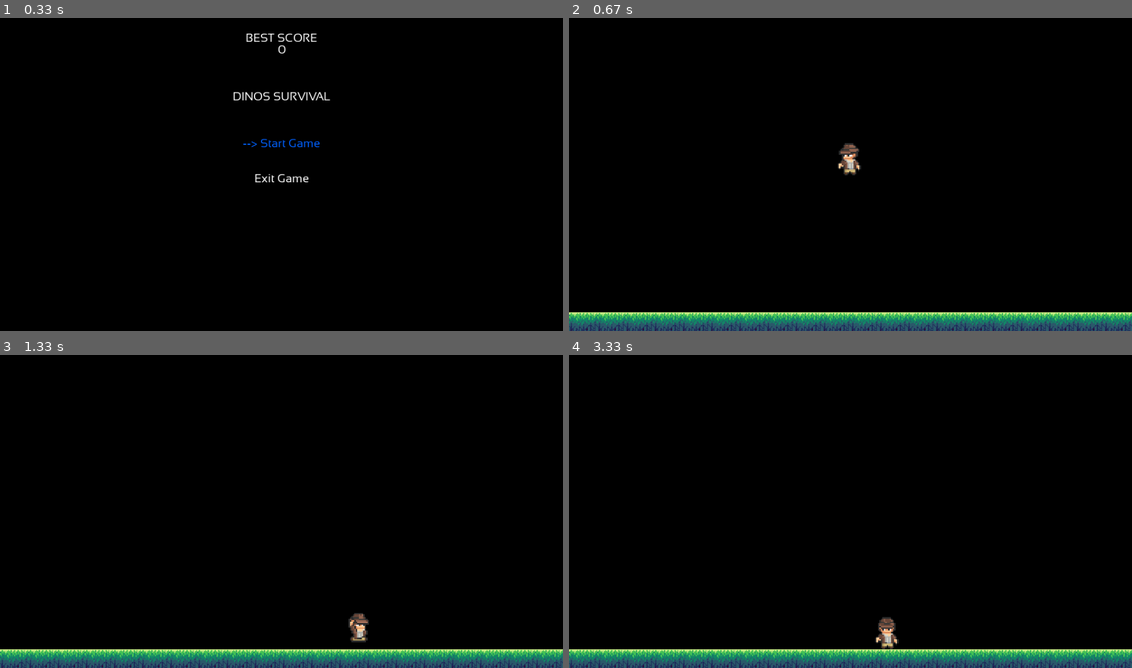
Above: before the commit, frames 1-4 (two rows, left to right).
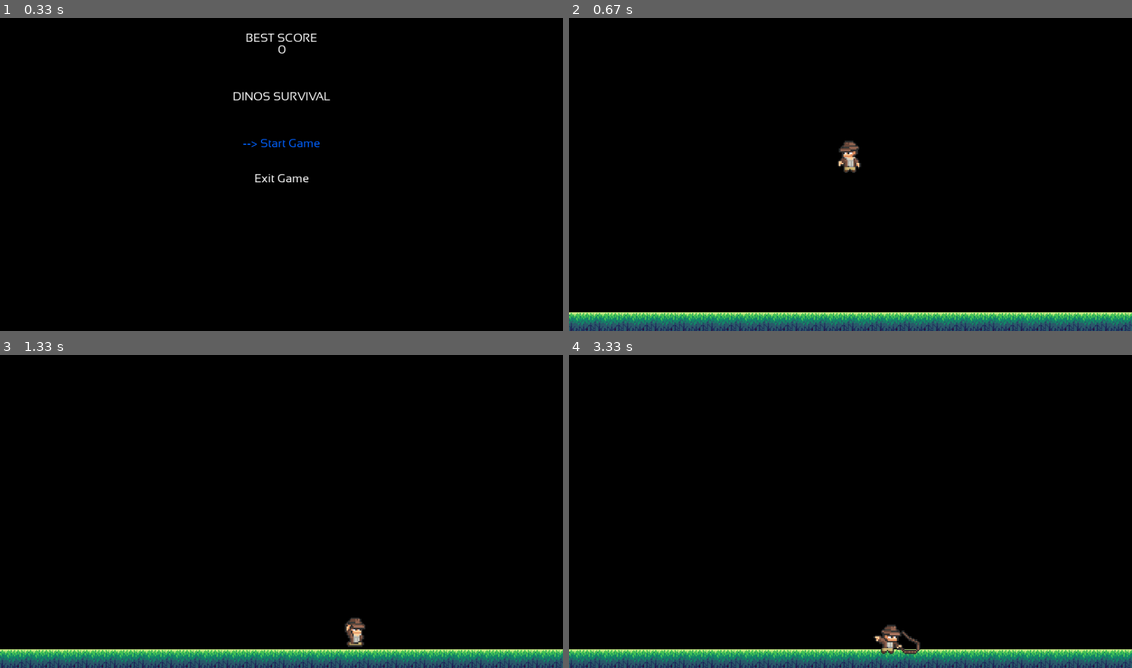
Above: after the commit, the same moments.

Repository: eddyvy/pygame_activity
Game: pygame game, started from dinos/__main__.py
Two runs of this game, one before a commit and one after it. Both use one fixed random seed, a clock stepped at 60 frames per second and the inputs below.
Inputs:
- Up to frame 1 (0.33 s): no input
- Up to frame 2 (0.67 s): tap Enter at 0.33 s
- Up to frame 3 (1.33 s): tap B at 0.67 s; hold Right from 1 s (still down)
- Up to frame 4 (3.33 s): release Right at 1.47 s; hold Left 1.5-2.03 s; hold Left 2.07-2.47 s; hold Right 2.5-3.13 s; tap N at 3.17 s

Frame 1 is identical in both runs. In frame 2, 0.3% of the frame differs, in the area x 47-52%, y 39-51%; in frame 3, 0.3%; in frame 4, 0.5%, in the area x 54-63%, y 83-96%.

Commit message:
Created whip hit logic in hero

Diff:
--- a/dinos/assets/config/animations.json
+++ b/dinos/assets/config/animations.json
@@ -18,11 +18,11 @@
         "sequence": [16, 17, 18, 19, 20, 21, 22],
         "duration": 1000
       },
-      "hit_short_right": {
+      "hit_right": {
         "sequence": [24, 25, 26, 27, 28, 29],
-        "duration": 1000
+        "duration": 700
       },
-      "hit_right": {
+      "hit_long_right": {
         "sequence": [32, 33, 34, 35, 36, 37, 38, 39],
         "duration": 1000
       },
@@ -38,8 +38,8 @@
       "walk_left": { "reverse": "walk_right" },
       "jump_left": { "reverse": "jump_right" },
       "roll_left": { "reverse": "roll_right" },
-      "hit_short_left": { "reverse": "hit_short_right" },
       "hit_left": { "reverse": "hit_right" },
+      "hit_long_left": { "reverse": "hit_long_right" },
       "shoot_left": { "reverse": "shoot_right" },
       "die_left": { "reverse": "die_right" }
     }
--- a/dinos/assets/config/assets.json
+++ b/dinos/assets/config/assets.json
@@ -46,6 +46,12 @@
     },
     "shoot": {
       "file": ["dinos.assets.sfx", "shoot.wav"]
+    },
+    "whip": {
+      "file": ["dinos.assets.sfx", "whip.wav"]
+    },
+    "whip_hit": {
+      "file": ["dinos.assets.sfx", "whip_hit.wav"]
     }
   }
 }
--- a/dinos/assets/config/game.json
+++ b/dinos/assets/config/game.json
@@ -7,7 +7,8 @@
   "time_per_frame": 16,
   "debug": {
     "collider_color": [255, 0, 0],
-    "render_color": [0, 255, 0]
+    "render_color": [0, 255, 0],
+    "collider_color_2": [0, 0, 255]
   },
   "physics": {
     "gravity": 0.01,
--- a/dinos/assets/config/game_play.json
+++ b/dinos/assets/config/game_play.json
@@ -16,7 +16,10 @@
     "spawn_position": [480, 200],
     "jump_speed": 0.4,
     "shoot_cd": 150,
-    "shoot_offset": 10
+    "shoot_offset": 10,
+    "hit_cd": 700,
+    "hit_width": 30,
+    "hit_height": 30
   },
   "platform": {
     "spritesheet": "ground",
@@ -32,5 +35,5 @@
       "tiles_width": 21
     }
   },
-  "sfx": ["jump", "shoot"]
+  "sfx": ["jump", "shoot", "whip", "whip_hit"]
 }
--- a/dinos/game_play/game_play_state.py
+++ b/dinos/game_play/game_play_state.py
@@ -35,7 +35,9 @@
         self.__player = Hero(
             Config.get("game_play", "hero", "spawn_position"))
         SoundPlayer.instance().play_music_fade(Config.get("game_play", "music"))
+
         self.__player.set_shoot_action(self.__hero_shoot)
+        self.__player.set_hit_action(self.__hero_hit)
 
     def handle_event(self, event):
         self.__mode.handle_event(event)
@@ -107,5 +109,9 @@
         AssetManager.instance().clean(StateTypes.GamePlay)
 
     def __hero_shoot(self, shoot_pos, shoot_dir):
-        print('Boom! --- ', shoot_pos, shoot_dir)
+        SoundPlayer.instance().play_sound("shoot")
         return True
+
+    def __hero_hit(self, hit_rect):
+        SoundPlayer.instance().play_sound("whip")
+        return True
--- a/dinos/hero/hero.py
+++ b/dinos/hero/hero.py
@@ -2,9 +2,7 @@
 
 from dinos.common.input_key_map import InputKeyMap
 from dinos.config import Config
-from dinos.game_play.game_play_mode import GamePlayMode
 from dinos.hero.hero_body import HeroBody
-from dinos.resources.animations_handler import AnimationsHandler
 from dinos.resources.sound_player import SoundPlayer
 
 
@@ -21,17 +19,32 @@
         self.__max_falling_speed = Config.get(
             "game", "physics", "max_falling_speed")
         self.__shoot_cd = Config.get("game_play", "hero", "shoot_cd")
+        self.__shoot_offset = Config.get("game_play", "hero", "shoot_offset")
+        self.__hit_cd = Config.get("game_play", "hero", "hit_cd")
+        self.__hit_width = Config.get("game_play", "hero", "hit_width")
+        self.__hit_height = Config.get("game_play", "hero", "hit_height")
 
         self._velocity = pygame.math.Vector2(0.0, 0.0)
         self._is_moving_left = False
         self._is_moving_right = False
         self.__is_on_air = True
         self.__is_jumping = False
+        self.__heading_dir = "right"
+
         self._is_shooting = False
         self.__shoot_cooldown = 0
         self.__shoot_callback = None
-        self.__shoot_offset = Config.get("game_play", "hero", "shoot_offset")
-        self.__shoot_dir = "right"
+        self.__shoot_dir = self.__heading_dir
+
+        self._is_hitting = False
+        self.__hit_cooldown = 0
+        self.__hit_callback = None
+        self.__hit_dir = self.__heading_dir
+        self.hit_rect = self.rect.copy()
+        self.hit_rect.w += self.__hit_width
+        self.hit_rect.h += self.__hit_height
+
+        self._center()
 
     def handle_event(self, event):
         if self._inputs.is_released(event, "left"):
@@ -41,30 +54,44 @@
         if self._inputs.is_pressed(event, "left"):
             self._is_moving_left = True
             self._is_moving_right = False
-            self.__shoot_dir = "left"
+            self.__heading_dir = "left"
         if self._inputs.is_pressed(event, "right"):
             self._is_moving_right = True
             self._is_moving_left = False
-            self.__shoot_dir = "right"
+            self.__heading_dir = "right"
         if self._inputs.is_pressed(event, "jump"):
             if not self.__is_on_air:
                 self.__is_jumping = True
         if self._inputs.is_pressed(event, "shoot"):
             self.__shoot()
+        if self._inputs.is_pressed(event, "hit"):
+            self.__hit()
 
     def update(self, delta_time):
+        super().update(delta_time)
+        self.__update_hitting(delta_time)
         self.__update_shooting(delta_time)
         self.__update_movement(delta_time)
-        super().update(delta_time)
 
     def render(self, surface):
         super().render(surface)
+
+    def _render_debug(self, surface):
+        super()._render_debug(surface)
+        pygame.draw.rect(
+            surface, Config.get("game", "debug", "collider_color_2"),
+            self.hit_rect,
+            1
+        )
 
     def is_touching_ground(self):
         self.__is_on_air = self.__is_jumping
 
     def set_shoot_action(self, shoot_callback):
         self.__shoot_callback = shoot_callback
+
+    def set_hit_action(self, hit_callback):
+        self.__hit_callback = hit_callback
 
     def __update_movement(self, delta_time):
         self._velocity.x = 0
@@ -95,15 +122,24 @@
 
         self.position.y += distance.y
 
+    def __check_bounds(self, velocity):
+        new_pos = self.position + velocity
+        return not (
+            new_pos.x < 0
+            or new_pos.x > Config.get("game", "screen_size")[0]
+        )
+
     def __shoot(self):
-        if self.__shoot_cooldown <= 0 and self.__shoot_callback != None:
-            if self.__shoot_callback(
-                (int(self.position.x), int((self.position.y) - self.__shoot_offset)),
-                self.__shoot_dir
-            ):
-                self._is_shooting = True
-                self.__shoot_cooldown = self.__shoot_cd
-                SoundPlayer.instance().play_sound("shoot")
+        if self.__shoot_cooldown > 0 or self.__shoot_callback == None or self._is_hitting:
+            return
+
+        self.__shoot_dir = self.__heading_dir
+        if self.__shoot_callback(
+            (int(self.position.x), int((self.position.y) - self.__shoot_offset)),
+            self.__shoot_dir
+        ):
+            self._is_shooting = True
+            self.__shoot_cooldown = self.__shoot_cd
 
     def __update_shooting(self, delta_time):
         if not self._is_shooting:
@@ -112,9 +148,25 @@
         if self.__shoot_cooldown <= 0:
             self._is_shooting = False
 
-    def __check_bounds(self, velocity):
-        new_pos = self.position + velocity
-        return not (
-            new_pos.x < 0
-            or new_pos.x > Config.get("game", "screen_size")[0]
-        )
+    def __hit(self):
+        if self.__hit_cooldown > 0 or self.__hit_callback == None or self._is_shooting:
+            return
+
+        self.__hit_dir = self.__heading_dir
+        if self.__hit_callback(self.hit_rect):
+            self._is_hitting = True
+            self.__hit_cooldown = self.__hit_cd
+
+    def __update_hitting(self, delta_time):
+        self.hit_rect.center = self.position.xy + self._render_offset
+        if not self._is_hitting:
+            return
+
+        if self.__hit_dir == "right":
+            self.hit_rect.left = self.rect.right
+        elif self.__hit_dir == "left":
+            self.hit_rect.right = self.rect.left
+
+        self.__hit_cooldown -= delta_time
+        if self.__hit_cooldown <= 0:
+            self._is_hitting = False
--- a/dinos/hero/hero_body.py
+++ b/dinos/hero/hero_body.py
@@ -27,9 +27,6 @@
             self.rect.height * infco[1]
         )
         self.prev_rect = self.rect.copy()
-        self._center()
-
-        self.__shooting_cd = 0
 
     def handle_event(self, event):
         pass
@@ -54,10 +51,14 @@
 
         if self._is_shooting:
             if self._velocity.x < 0 or (self._velocity.x == 0 and current_is_left):
-                self.__animations.animate("shoot_left")
+                self.__animations.animate_once("shoot_left")
             elif self._velocity.x > 0 or (self._velocity.x == 0 and current_is_right):
-                self.__animations.animate("shoot_right")
-            self.__shooting_cd -= delta_time
+                self.__animations.animate_once("shoot_right")
+        elif self._is_hitting:
+            if self._velocity.x < 0 or (self._velocity.x == 0 and current_is_left):
+                self.__animations.animate_once("hit_left")
+            elif self._velocity.x > 0 or (self._velocity.x == 0 and current_is_right):
+                self.__animations.animate_once("hit_right")
         elif self._velocity.x < 0:
             self.__animations.animate("walk_left")
         elif self._velocity.x > 0:
--- a/dinos/resources/animation.py
+++ b/dinos/resources/animation.py
@@ -40,3 +40,6 @@
 
     def get_current_spritesheet_seq(self):
         return self.__current_sequence
+
+    def get_current_frame(self):
+        return self.__current_frame
--- a/dinos/resources/animations_handler.py
+++ b/dinos/resources/animations_handler.py
@@ -28,16 +28,39 @@
 
         self.__set_current_animation(initial_animation)
 
+        self.__backup_animation_name = initial_animation
+        self.__running_once = False
+
     def update(self, delta_time):
+        if self.__running_once:
+            prev_frame = self.__current_animation.get_current_frame()
+            self.__current_animation.update(delta_time)
+            new_frame = self.__current_animation.get_current_frame()
+
+            if new_frame < prev_frame:
+                self.__running_once = False
+                self.__set_current_animation(self.__backup_animation_name)
+            else:
+                return
+
         self.__current_animation.update(delta_time)
 
     def quit(self):
         pass
 
     def animate(self, name):
-        if self.__current_animation_name == name:
+        self.__backup_animation_name = name
+        if self.__current_animation_name == name or self.__running_once:
             return
 
+        self.__set_current_animation(name)
+        self.__current_animation.restart()
+
+    def animate_once(self, name):
+        if self.__current_animation_name == name or self.__running_once:
+            return
+
+        self.__running_once = True
         self.__set_current_animation(name)
         self.__current_animation.restart()
 
Not shown, added: dinos/assets/sfx/whip.wav
Not shown, added: dinos/assets/sfx/whip_hit.wav
